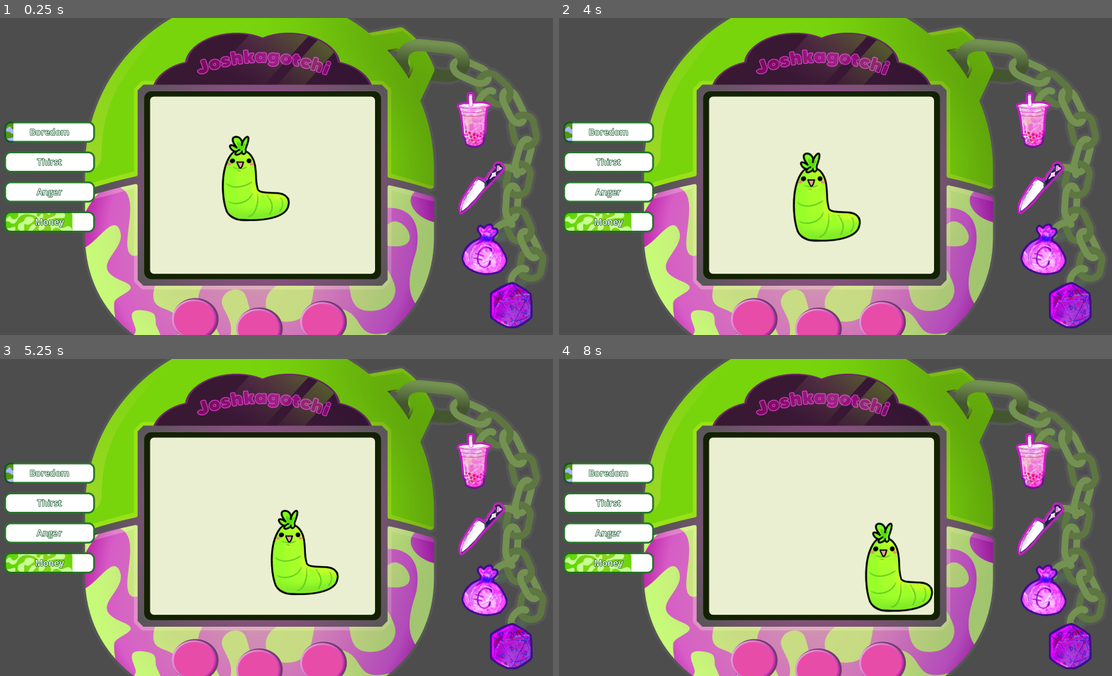
Above: before the commit, frames 1-4 (two rows, left to right).
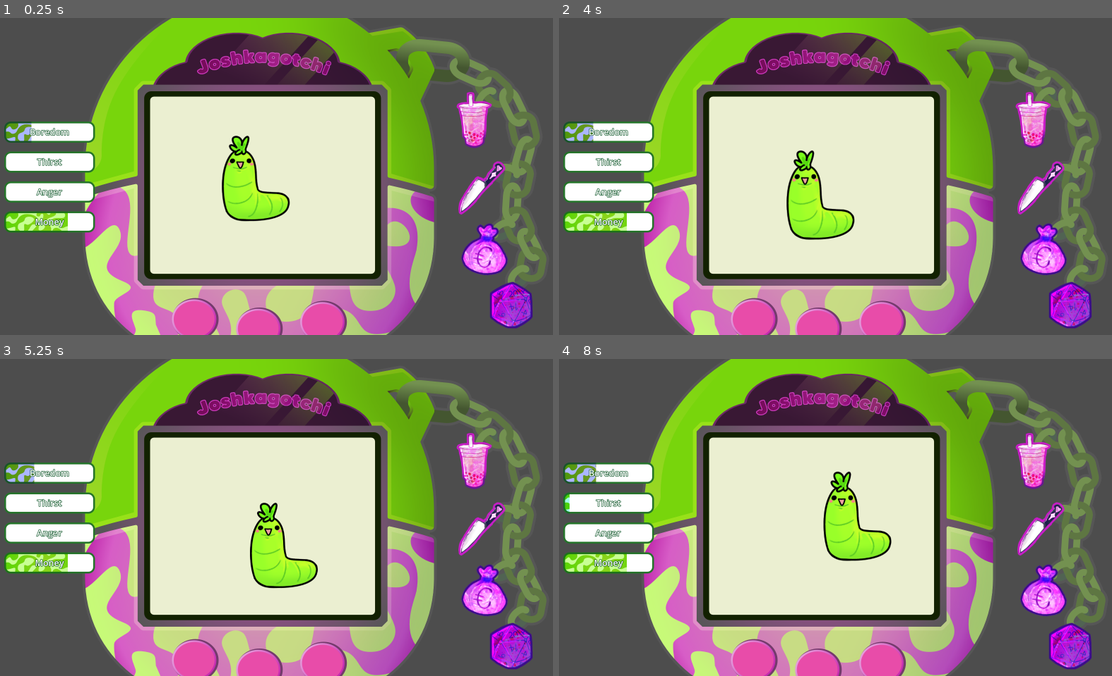
Above: after the commit, the same moments.

Repository: BlustrawberRi/Joshkagochi
Game: Godot game, scene res://Scenes/debug_ri.tscn
Two runs of this game, one before a commit and one after it. Both use one fixed random seed, a clock stepped at 60 frames per second and the inputs below. The project has no main scene, so this scene is started directly. The engine's default icon, where the game draws it, is replaced by a stand-in: a white triangle on a blue panel in a dark square.
Inputs (mouse positions are in pixels of both pictures, inside the frame that each line leads up to):
- Up to frame 1 (0.25 s): no input
- Up to frame 2 (4 s): click (1034, 119) at 0.52 s; click (1034, 119) at 1.27 s; click (1034, 119) at 2.02 s; move the mouse to (957, 160) at 2.77 s; move the mouse to (719, 192) at 3.52 s
- Up to frame 3 (5.25 s): move the mouse to (326, 447) at 4.27 s; move the mouse to (243, 580) at 5.02 s
- Up to frame 4 (8 s): move the mouse to (1001, 565) at 5.77 s; move the mouse to (658, 469) at 6.52 s; move the mouse to (857, 517) at 7.27 s

The runs differ from the first frame. In frame 1, 0.3% of the frame differs, in the area x 2-14%, y 32-68%; in frame 2, 1.7%; in frame 3, 2.7%; in frame 4, 4.0%, in the area x 1-68%, y 32-80%.

Commit message:
Add auto stat timers.

Diff:
--- a/Scenes/debug_ri.tscn
+++ b/Scenes/debug_ri.tscn
@@ -10,6 +10,7 @@
 [ext_resource type="PackedScene" uid="uid://cyusm7u8wmwh7" path="res://Scenes/anger_bar.tscn" id="4_lc5mr"]
 [ext_resource type="PackedScene" uid="uid://owkaguou2jyq" path="res://Scenes/worm.tscn" id="4_qqy2t"]
 [ext_resource type="PackedScene" uid="uid://de5dvjwm66mpk" path="res://Scenes/money_bar.tscn" id="5_spq87"]
+[ext_resource type="PackedScene" uid="uid://do8k5dqrgvc1d" path="res://Scenes/stat_timer.tscn" id="10_lc5mr"]
 [ext_resource type="Script" uid="uid://ctrf4jw5qvyv3" path="res://Scripts/end_game.gd" id="11_1sc7q"]
 
 [node name="DebugRi" type="Node2D"]
@@ -97,8 +98,18 @@
 offset_right = 580.0
 offset_bottom = 678.0
 influences = Dictionary[int, int]({
-0: -7
+0: -7,
+1: 6
 })
+
+[node name="ThirstTimer" parent="Items" instance=ExtResource("10_lc5mr")]
+wait_time = 6.126
+stat = 1
+change = 7
+
+[node name="BoredomTimer" parent="Items" instance=ExtResource("10_lc5mr")]
+wait_time = 3.777
+change = 3
 
 [node name="Worm" parent="." instance=ExtResource("4_qqy2t")]
 position = Vector2(777, 450)
--- /dev/null
+++ b/Scenes/stat_timer.tscn
@@ -0,0 +1,10 @@
+[gd_scene load_steps=2 format=3 uid="uid://do8k5dqrgvc1d"]
+
+[ext_resource type="Script" uid="uid://dox7loax5oy6o" path="res://Scripts/stat_timer.gd" id="1_88npk"]
+
+[node name="StatTimer" type="Timer"]
+autostart = true
+script = ExtResource("1_88npk")
+change = 5
+
+[connection signal="timeout" from="." to="." method="_on_timeout"]
--- a/Scripts/StatsManager.gd
+++ b/Scripts/StatsManager.gd
@@ -3,10 +3,10 @@
 enum stats {boredom, thirst, anger, money, crime}
 
 var stats_dict := {
-	stats.boredom : 10.0,
+	stats.boredom : 30.0,
 	stats.thirst : 0.0,
 	stats.anger : 0.0,
-	stats.money : 75.0,
+	stats.money : 70.0,
 	stats.crime : 0.0,
 }
 
--- /dev/null
+++ b/Scripts/stat_timer.gd
@@ -0,0 +1,7 @@
+extends Timer
+
+@export var stat : StatsManager.stats
+@export var change : int = 0
+
+func _on_timeout():
+    StatsManager.update_stat(stat, change)
--- a/Scripts/worm_fsm.gd
+++ b/Scripts/worm_fsm.gd
@@ -22,10 +22,15 @@
 func calculate_mood():
 	var previous_mood = mood
 	var total_stimulation:float = 0
+	var stat_count:int = 0
 	for stat in StatsManager.stats_dict:
 		if stat == StatsManager.stats.crime: continue # don't count crime
-		total_stimulation += StatsManager.get_stat_value(stat)
-	total_stimulation = total_stimulation/(StatsManager.stats_dict.size()-1)
+		if stat == StatsManager.stats.money:
+			total_stimulation += 100 - StatsManager.get_stat_value(stat)
+		else:
+			total_stimulation += StatsManager.get_stat_value(stat)
+		stat_count += 1
+	total_stimulation = total_stimulation/stat_count
 
 	print("stim: ",total_stimulation)
 
@@ -76,7 +81,7 @@
 	# todo: start remedy periodical update
 
 
-func _on_area_exited(area):
+func _on_area_exited(_area):
 	shape = Shape.chill
 	update_shape()
 	#	todo: stop remedies
Not shown: 1 places in Scenes/debug_ri.tscn that only renumber resources
Not shown, added: Scripts/stat_timer.gd.uid
